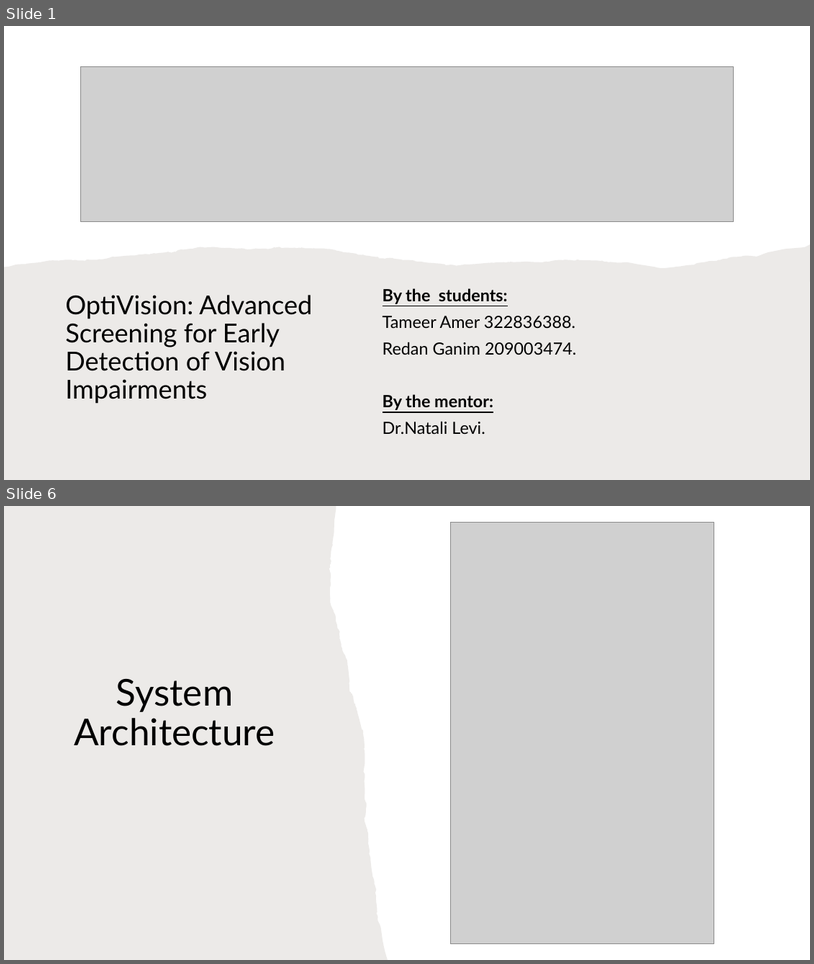
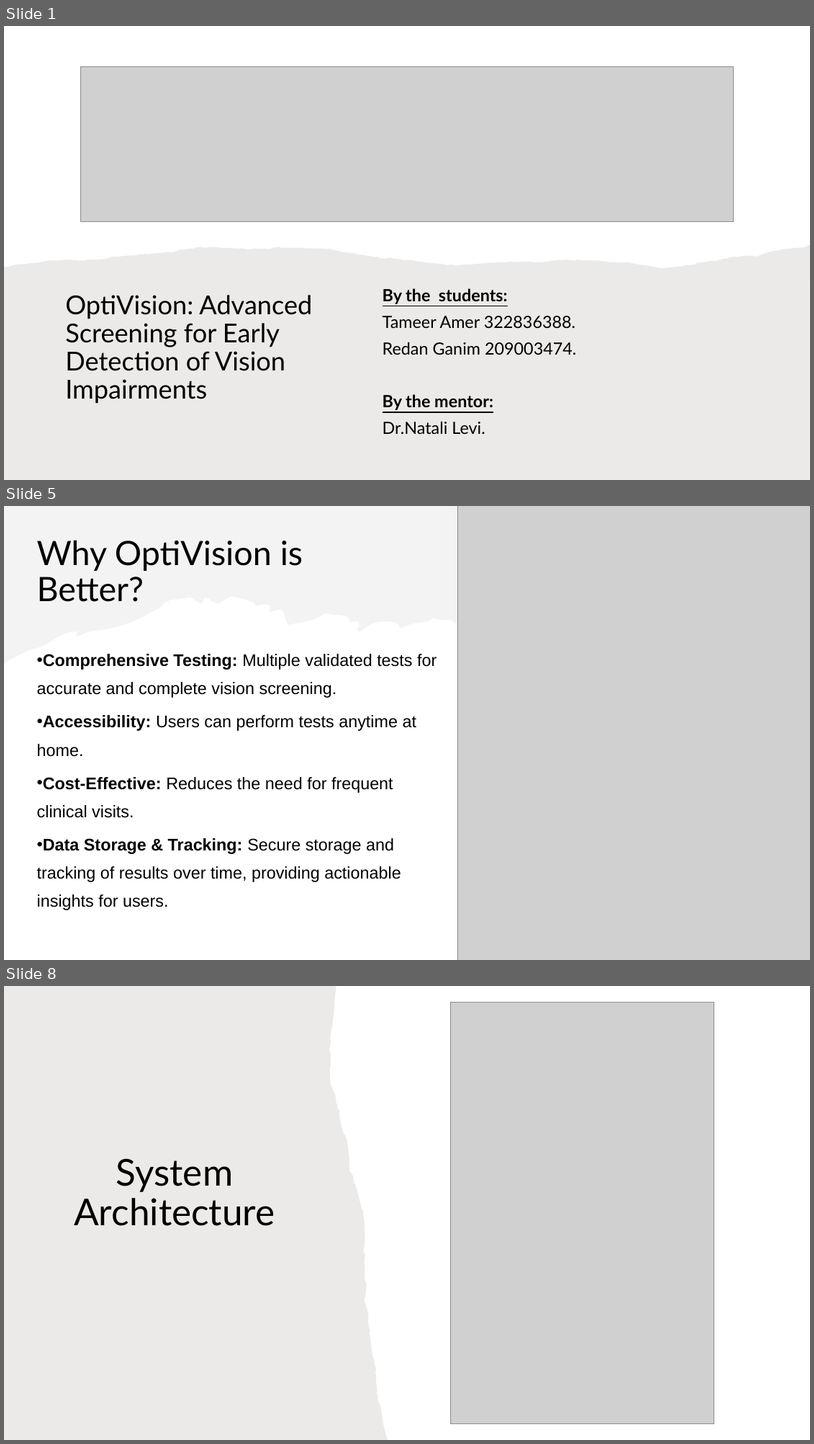
Before and after one commit to TameerAmer/Capstone-Project, a slide deck: OptiVision.pptx. Shown one above the other, each under a label of ours: slides 1 and 6 before the commit, slides 1, 5 and 8 after it; the slides between them are not shown. The pictures are 814x964 and 814x1444 pixels, drawn with LibreOffice and Linux fonts; fonts in the diff are those of the drawing; grey boxes stand for pictures. Boxes give left, top, right and bottom in pixels: in the first picture for what was removed or moved away, otherwise in the second. Text is boxed around its words. In the diff, an @@ line names an element or a change of style, - is before the commit and + after.

```diff
--- a/OptiVision.pptx
+++ b/OptiVision.pptx
@@ slide 5 added at (4,506,810,960), background #FFFFFF @@
@@ freeform shape added at (4,506,810,663), fill #E8E8E8 at 50% opacity @@
@@ picture added at (458,506,810,960) @@
@@ title added at (37,540,303,602), 40 pt, text #000000 @@
+Why OptiVision is Better?
@@ text added at (37,654,437,910), 20 pt, text #000000 @@
+• Comprehensive Testing: Multiple validated tests for accurate and complete vision screening.
+• Accessibility: Users can perform tests anytime at home.
+• Cost-Effective: Reduces the need for frequent clinical visits.
+• Data Storage & Tracking: Secure storage and tracking of results over time, providing actionable insights for users.
@@ what was slide 6 is now slide 8 @@
```
Also in this commit, not shown: 7 slides changed, 1 other slide added.
